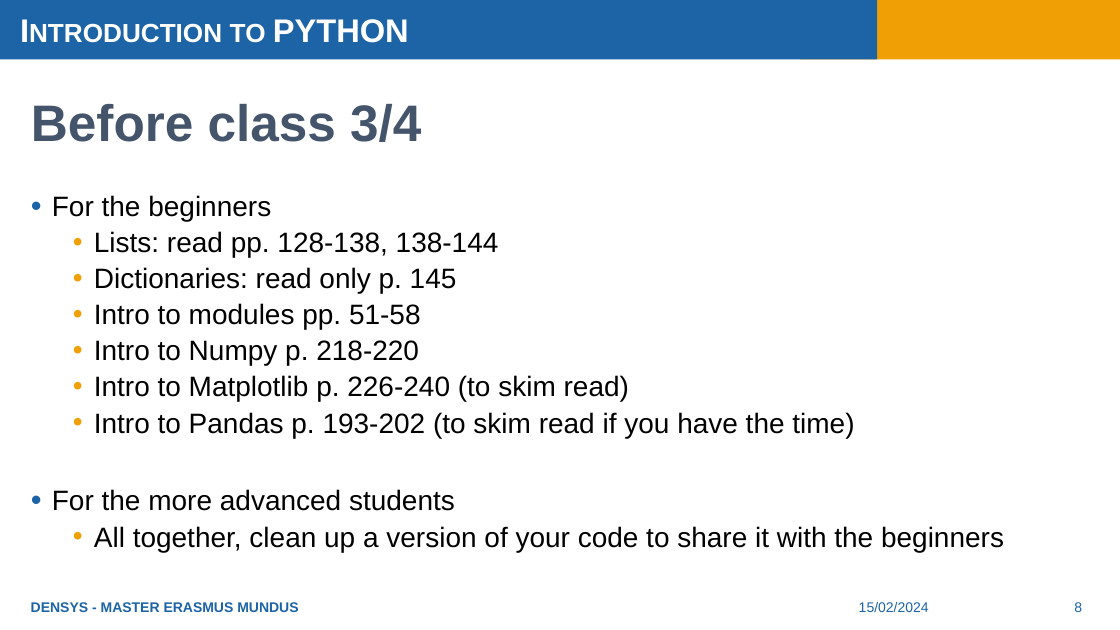
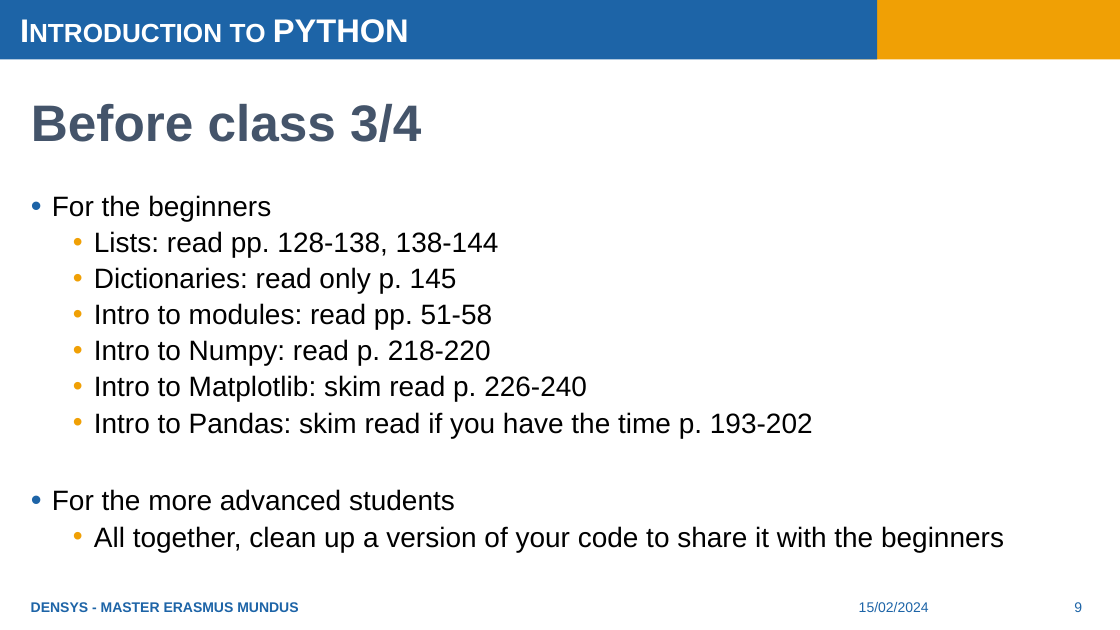
Before and after one commit to hdemaie/intro_python, a slide deck: slide 9 of Introduction to Python.pptx (slide 8 before the commit). Drawn at 1120x630 pixels with LibreOffice and Linux fonts; fonts in the diff are those of the drawing. Boxes give left, top, right and bottom in pixels: in the first picture for what was removed or moved away, otherwise in the second. Text is boxed around its words. In the diff, an @@ line names an element or a change of style, - is before the commit and + after.

```diff
--- a/Introduction to Python.pptx
+++ b/Introduction to Python.pptx
@@ text at bbox=[94, 303, 813, 438]: text changed @@
-  • Intro to modules pp. 51-58
-  • Intro to Numpy p. 218-220
-  • Intro to Matplotlib p. 226-240 (to skim read)
-  • Intro to Pandas p. 193-202 (to skim read if you have the time)
+  • Intro to modules: read pp. 51-58
+  • Intro to Numpy: read p. 218-220
+  • Intro to Matplotlib: skim read p. 226-240
+  • Intro to Pandas: skim read if you have the time p. 193-202
@@ page number at bbox=[1074, 602, 1082, 612]: text changed @@
-8
+9
```
Also in this commit, not shown: 1 other slide changed, 1 slide added.
